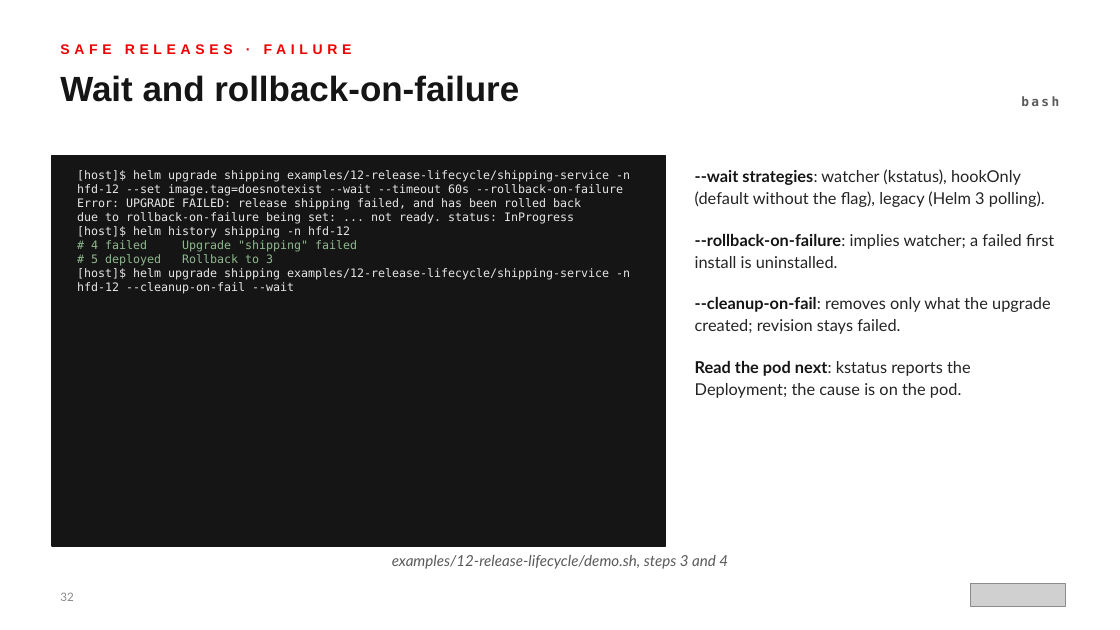
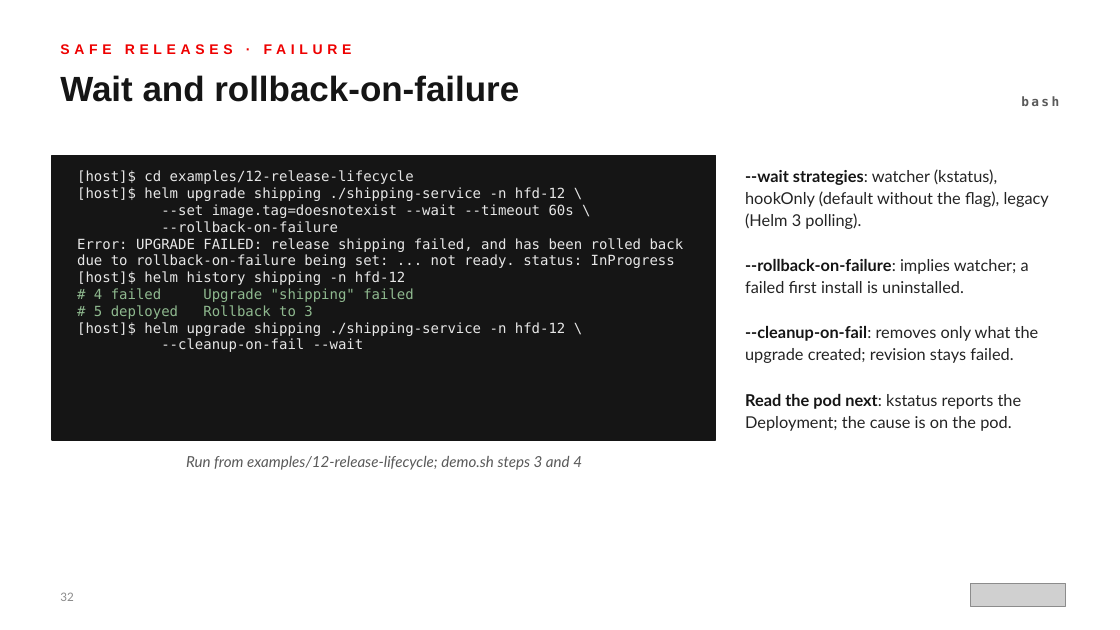
Before and after one commit to patterncatalyst/helm-for-developers, a slide deck: slide 32 of presentation/helm-101/Helm-101-r1.0.pptx. Drawn at 1120x630 pixels with LibreOffice and Linux fonts; fonts in the diff are those of the drawing; grey boxes stand for pictures. Boxes give left, top, right and bottom in pixels: in the first picture for what was removed or moved away, otherwise in the second. Text is boxed around its words. In the diff, an @@ line names an element or a change of style, - is before the commit and + after.

Commit message:
style(r1.0): Helm 101 deck voice pass and readability polish with Red Hat fonts

```diff
--- a/presentation/helm-101/Helm-101-r1.0.pptx
+++ b/presentation/helm-101/Helm-101-r1.0.pptx
@@ rectangle: place and size @@
-rectangle at bbox=[52, 155, 665, 546]
+rectangle at bbox=[52, 155, 716, 440]
@@ text at bbox=[77, 170, 684, 352]: text changed; size 10 to 12 pt @@
-[host]$ helm upgrade shipping examples/12-release-lifecycle/shipping-service -n hfd-12 --set image.tag=doesnotexist --wait --timeout 60s --rollback-on-failure
-Error: UPGRADE FAILED: release shipping failed, and has been rolled back
-due to rollback-on-failure being set: ... not ready. status: InProgress
-[host]$ helm history shipping -n hfd-12
-# 4 failed Upgrade "shipping" failed
-# 5 deployed Rollback to 3
-[host]$ helm upgrade shipping examples/12-release-lifecycle/shipping-service -n hfd-12 --cleanup-on-fail --wait
+[host]$ cd examples/12-release-lifecycle
+[host]$ helm upgrade shipping ./shipping-service -n hfd-12 \
+--set image.tag=doesnotexist --wait --timeout 60s \
+--rollback-on-failure
+Error: UPGRADE FAILED: release shipping failed, and has been rolled back
+due to rollback-on-failure being set: ... not ready. status: InProgress
+[host]$ helm history shipping -n hfd-12
+# 4 failed Upgrade "shipping" failed
+# 5 deployed Rollback to 3
+[host]$ helm upgrade shipping ./shipping-service -n hfd-12 \
+--cleanup-on-fail --wait
@@ text "--wait strategies: watcher (kstatus), hookOnly ...": place and size @@
-text "--wait strategies: watcher (kstatus), hookOnly ..." at bbox=[695, 169, 1054, 398]
+text "--wait strategies: watcher (kstatus), hookOnly ..." at bbox=[745, 169, 1049, 431]
@@ text "--wait strategies: watcher (kstatus), hookOnly ..." at bbox=[745, 169, 1049, 431]: more space between paragraphs @@
@@ text at bbox=[186, 456, 582, 470]: text changed @@
-examples/12-release-lifecycle/demo.sh, steps 3 and 4
+Run from examples/12-release-lifecycle; demo.sh steps 3 and 4
```
Also in this commit, not shown: 21 other slides changed, 2 other files.
